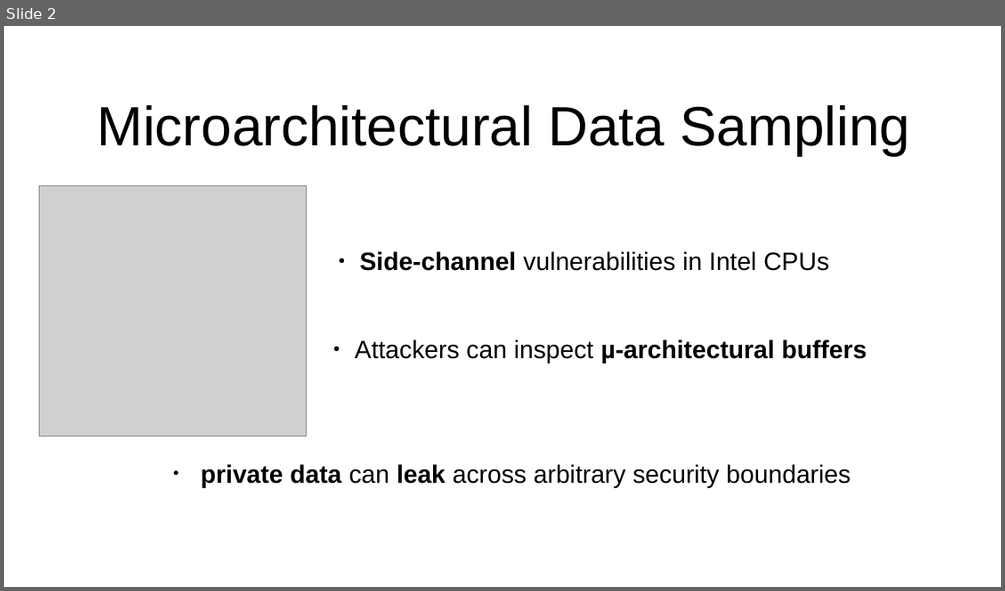
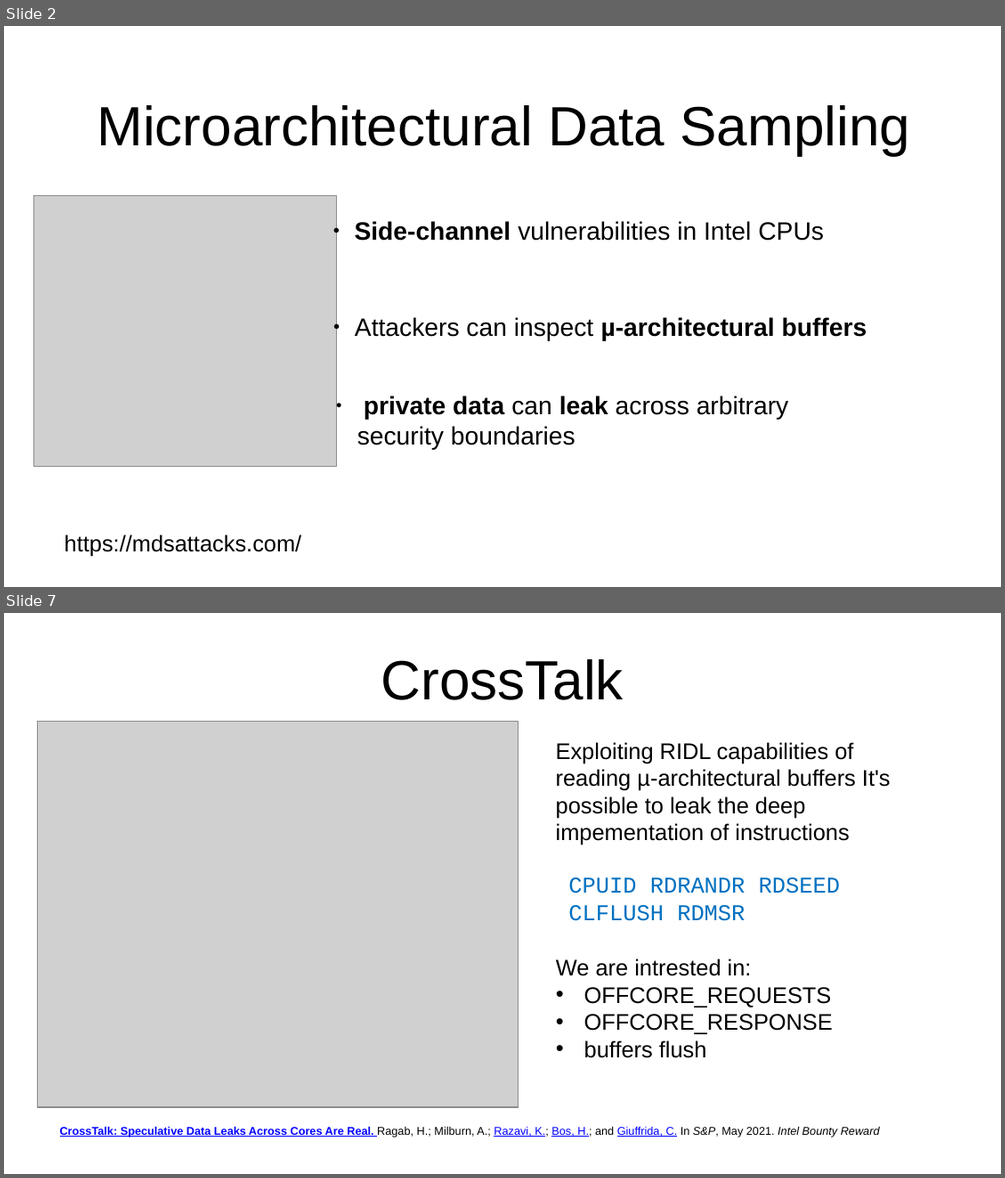
Before and after one commit to Rijndael99/hw_vulnerabilities, a slide deck: presentation1.pptx. Shown one above the other, each under a label of ours: slide 2 before the commit, slides 2 and 7 after it; the slides between them are not shown. The pictures are 1005x591 and 1005x1178 pixels, drawn with LibreOffice and Linux fonts; fonts in the diff are those of the drawing; grey boxes stand for pictures. Boxes give left, top, right and bottom in pixels: in the first picture for what was removed or moved away, otherwise in the second. Text is boxed around its words. In the diff, an @@ line names an element or a change of style, - is before the commit and + after.

Commit message:
added slide on RIDL and crosstalk behaveour

```diff
--- a/presentation1.pptx
+++ b/presentation1.pptx
@@ slide 7 added at [4, 613, 1001, 1174], background #FFFFFF @@
@@ title added at [381, 659, 623, 700], 44 pt, text #000000 @@
+CrossTalk
@@ picture added at [38, 722, 518, 1108] @@
@@ text added at [556, 742, 890, 845], 18 pt, text #000000 @@
+Exploiting RIDL capabilities of reading µ-architectural buffers It's possible to leak the deep impementation of instructions
@@ text added at [568, 877, 840, 921], 18 pt, text #0070C0 @@
+CPUID RDRANDR RDSEED CLFLUSH RDMSR
@@ text added at [556, 958, 833, 1058], 18 pt, text #000000 @@
+We are intrested in:
+• OFFCORE_REQUESTS
+• OFFCORE_RESPONSE
+• buffers flush
@@ text added at [60, 1126, 880, 1137], 9 pt, text #0000FF, underline @@
+CrossTalk: Speculative Data Leaks Across Cores Are Real. Ragab, H.; Milburn, A.; Razavi, K.; Bos, H.; and Giuffrida, C. In S&P, May 2021. Intel Bounty Reward
@@ slide 2 changed as well @@
@@ picture: place and size @@
-picture at [40, 186, 306, 435]
+picture at [34, 195, 337, 466]
@@ text "Side-channel vulnerabilities in Intel CPUs": place and size @@
-text "Side-channel vulnerabilities in Intel CPUs" at [360, 251, 829, 271]
+text "Side-channel vulnerabilities in Intel CPUs" at [355, 221, 824, 240]
@@ text "Attackers can inspect µ-architectural buffers": place and size @@
-text "Attackers can inspect µ-architectural buffers" at [355, 339, 867, 363]
+text "Attackers can inspect µ-architectural buffers" at [355, 317, 867, 341]
@@ text "private data can leak across ..." rewrapped from [201, 464, 850, 488] to [357, 395, 789, 450] @@
@@ text added at [65, 534, 302, 556], 18 pt, text #000000 @@
+https://mdsattacks.com/
```
Also in this commit, not shown: 1 other slide changed, 6 other slides added, 1 slide removed, 1 other file.
